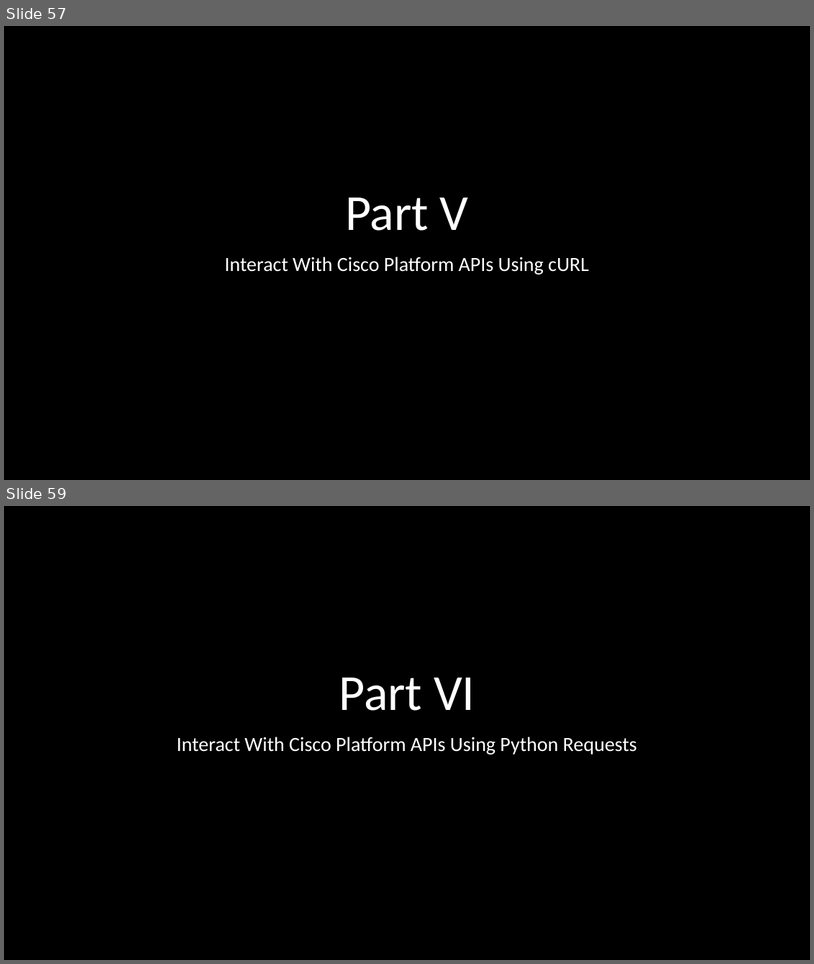
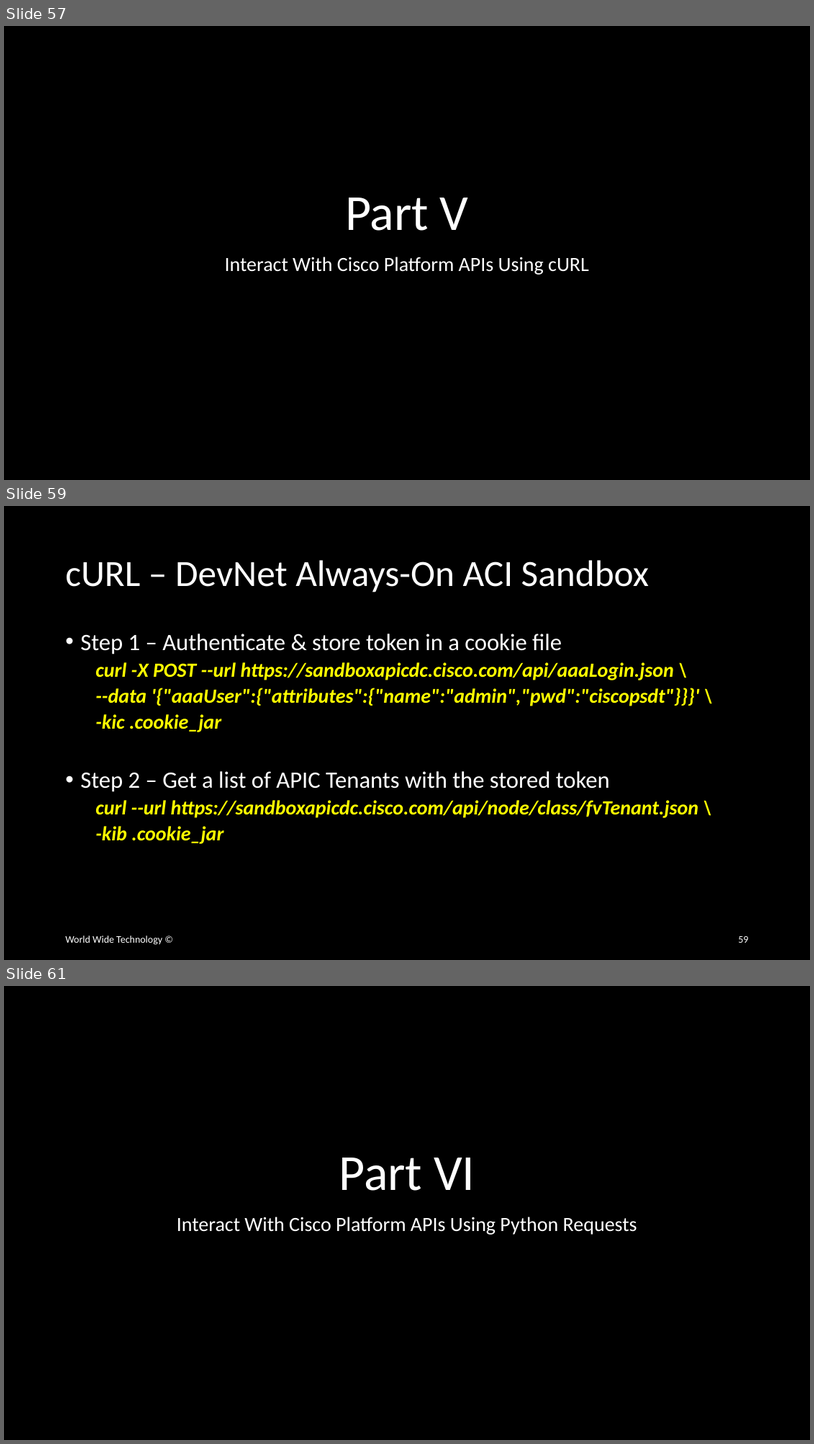
Before and after one commit to wwt/curl-requests-foundations, a slide deck: curl-requests-foundations.pptx. Shown one above the other, each under a label of ours: slides 57 and 59 before the commit, slides 57, 59 and 61 after it; the slides between them are not shown. The pictures are 814x964 and 814x1444 pixels, drawn with LibreOffice and Linux fonts; fonts in the diff are those of the drawing. Boxes give left, top, right and bottom in pixels: in the first picture for what was removed or moved away, otherwise in the second. Text is boxed around its words. In the diff, an @@ line names an element or a change of style, - is before the commit and + after.

```diff
--- a/curl-requests-foundations.pptx
+++ b/curl-requests-foundations.pptx
@@ slide 59 added at bbox=[4, 506, 810, 960], background #000000 @@
@@ title added at bbox=[65, 560, 649, 592], 44 pt, text #FFFFFF @@
+cURL – DevNet Always-On ACI Sandbox
@@ text added at bbox=[80, 633, 700, 844], 24 pt, text #FFFF00, bold, italic @@
+• Step 1 – Authenticate & store token in a cookie file
+  curl -X POST --url https://sandboxapicdc.cisco.com/api/aaaLogin.json \
+  --data '{"aaaUser":{"attributes":{"name":"admin","pwd":"ciscopsdt"}}}' \
+  -kic .cookie_jar
+• Step 2 – Get a list of APIC Tenants with the stored token
+  curl --url https://sandboxapicdc.cisco.com/api/node/class/fvTenant.json \
+  -kib .cookie_jar
@@ text added at bbox=[65, 935, 162, 944], 12 pt, text #FFFFFF @@
+World Wide Technology ©
@@ page number added at bbox=[738, 936, 748, 942], 12 pt, text #FFFFFF @@
+59
@@ what was slide 59 is now slide 61 @@
```
Also in this commit, not shown: 3 slides changed, 1 other slide added.
